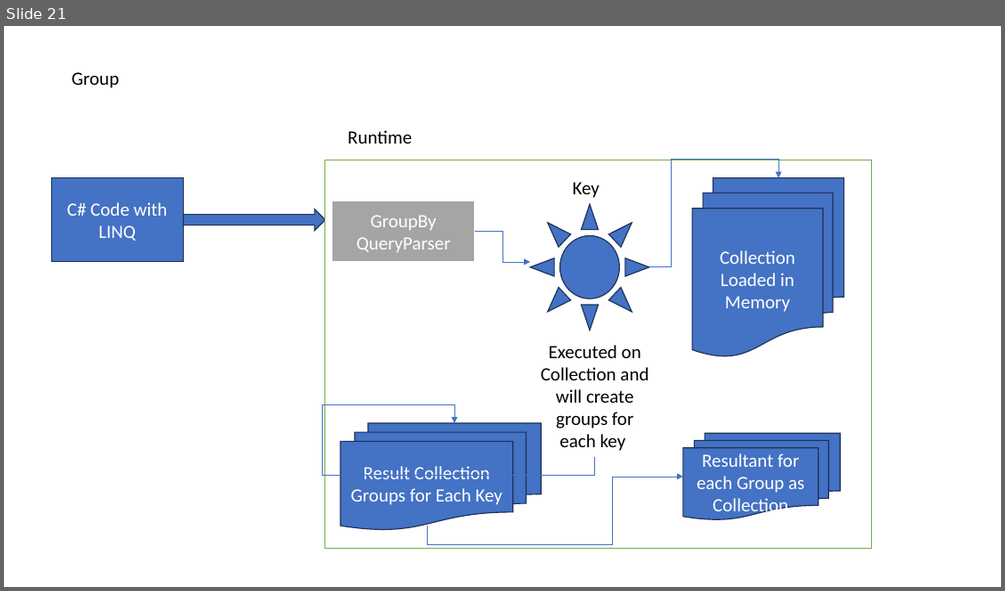
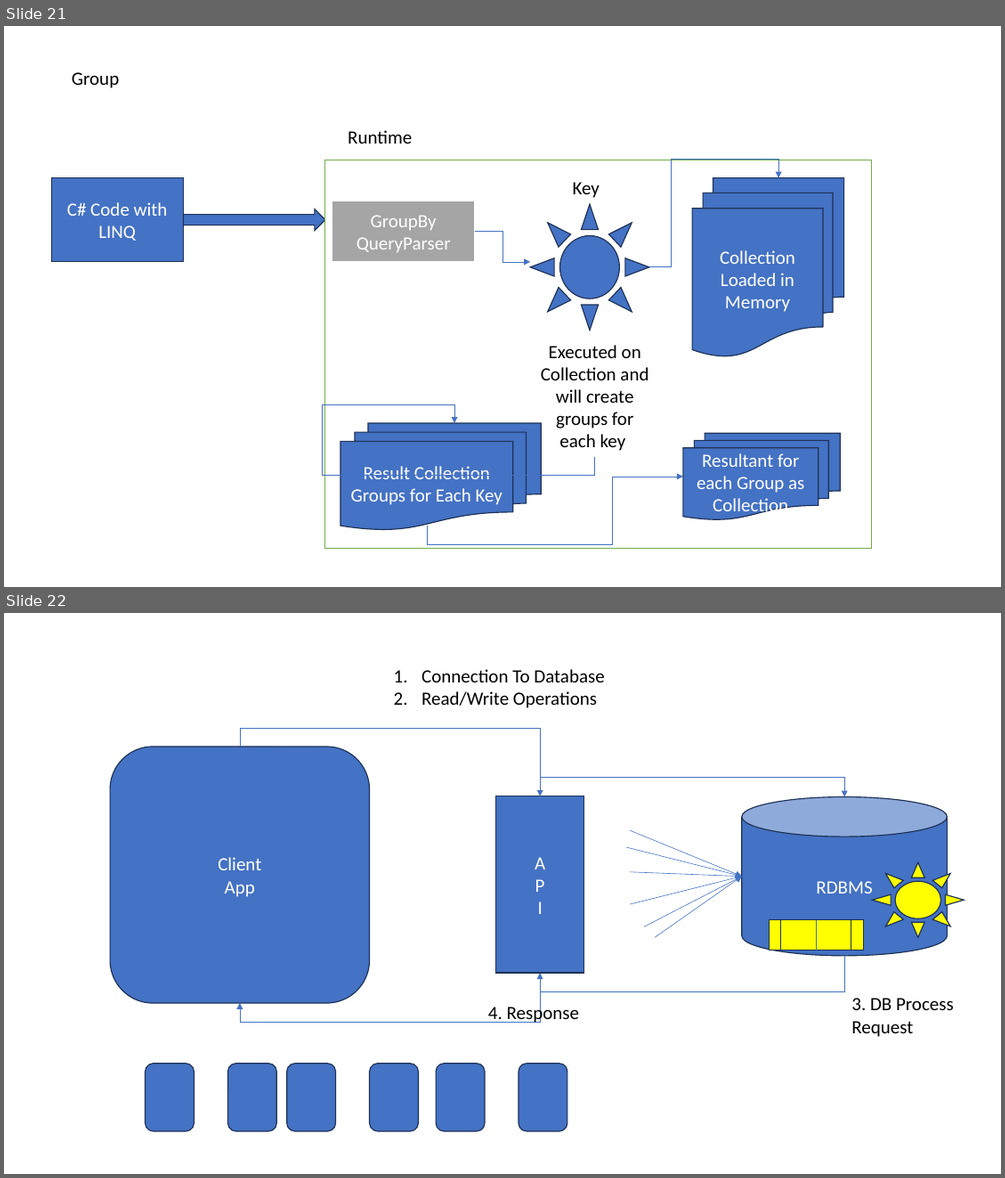
Before and after one commit to maheshsabnis/NetAppsNice, a slide deck: ppts.pptx. Shown one above the other, each under a label of ours: slide 21 before the commit, slides 21 and 22 after it. The pictures are 1005x591 and 1005x1178 pixels, drawn with LibreOffice and Linux fonts; fonts in the diff are those of the drawing. Boxes give left, top, right and bottom in pixels: in the first picture for what was removed or moved away, otherwise in the second. Text is boxed around its words. In the diff, an @@ line names an element or a change of style, - is before the commit and + after.

```diff
--- a/ppts.pptx
+++ b/ppts.pptx
@@ slide 22 added at [4,613,1001,1174], background #FFFFFF @@
@@ text added at [421,669,604,708], 18 pt, text #000000 @@
+1. Connection To Database
+2. Read/Write Operations
@@ elbow arrow added from (240, 747) to (540, 796), #4472C4 0.5 pt @@
@@ rounded rectangle added at [110,747,370,1004], fill #4472C4, outline #1E3256 1 pt, 18 pt, text #FFFFFF @@
+Client
+App
@@ rectangle added at [496,796,583,973], fill #4472C4, outline #1E3256 1 pt, 18 pt, text #FFFFFF @@
+A
+P
+I
@@ elbow arrow added from (540, 796) to (844, 797), #4472C4 0.5 pt @@
@@ cylinder added at [742,797,947,956], fill #4472C4, outline #1E3256 1 pt, 18 pt, text #FFFFFF @@
+RDBMS
@@ arrow added from (627, 847) to (742, 876), #4472C4 0.5 pt @@
@@ arrow added from (630, 831) to (742, 876), #4472C4 0.5 pt @@
@@ arrow added from (630, 872) to (742, 876), #4472C4 0.5 pt @@
@@ arrow added from (630, 904) to (742, 876), #4472C4 0.5 pt @@
@@ arrow added from (644, 926) to (742, 876), #4472C4 0.5 pt @@
@@ arrow added from (655, 938) to (742, 876), #4472C4 0.5 pt @@
@@ sun added at [872,863,963,938], fill #FFFF00, outline #1E3256 1 pt @@
@@ flow chart predefined process added at [769,920,863,950], fill #FFFF00, outline #1E3256 1 pt @@
@@ line added from (816, 920) to (816, 950), #4472C4 0.5 pt @@
@@ elbow arrow added from (844, 956) to (540, 973), #4472C4 0.5 pt @@
@@ elbow arrow added from (540, 973) to (240, 1003), #4472C4 0.5 pt @@
@@ text added at [488,1003,579,1022], 18 pt, text #000000 @@
+4. Response
@@ text added at [851,997,954,1037], 18 pt, text #000000 @@
+3. DB Process Request
@@ rounded rectangle added at [146,1063,194,1131], fill #4472C4, outline #1E3256 1 pt @@
@@ rounded rectangle added at [227,1063,276,1131], fill #4472C4, outline #1E3256 1 pt @@
@@ rounded rectangle added at [287,1063,335,1131], fill #4472C4, outline #1E3256 1 pt @@
@@ rounded rectangle added at [370,1063,418,1131], fill #4472C4, outline #1E3256 1 pt @@
@@ rounded rectangle added at [437,1063,485,1131], fill #4472C4, outline #1E3256 1 pt @@
@@ rounded rectangle added at [518,1063,567,1131], fill #4472C4, outline #1E3256 1 pt @@
```
Also in this commit, not shown: 3 other slides added, 25 other files.
